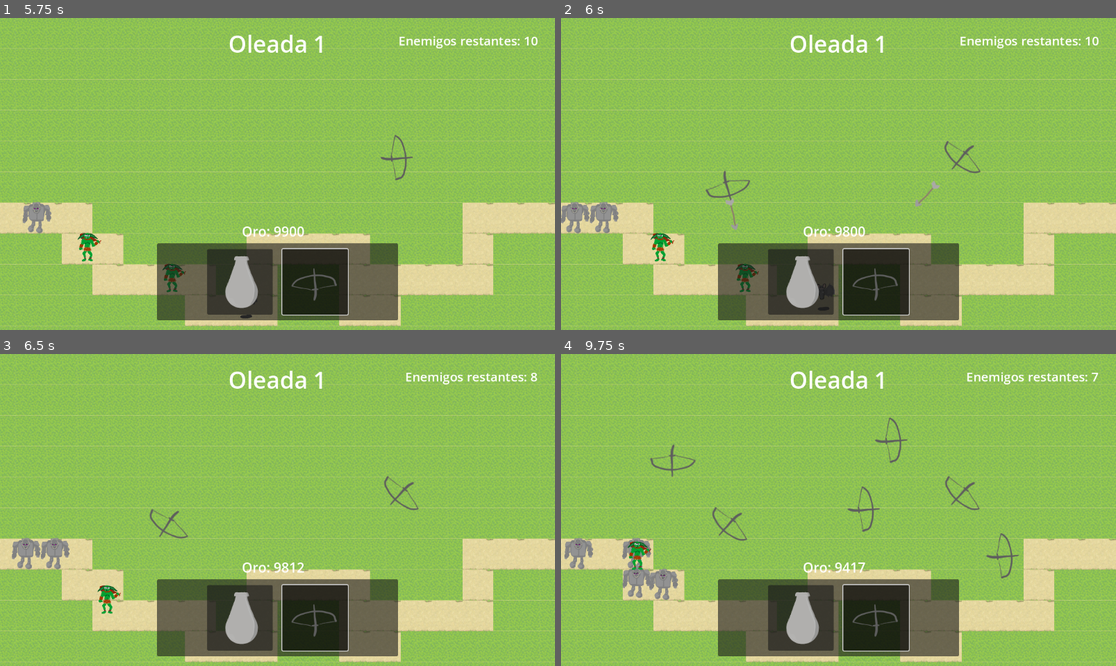
Above: before the commit, frames 1-4 (two rows, left to right).
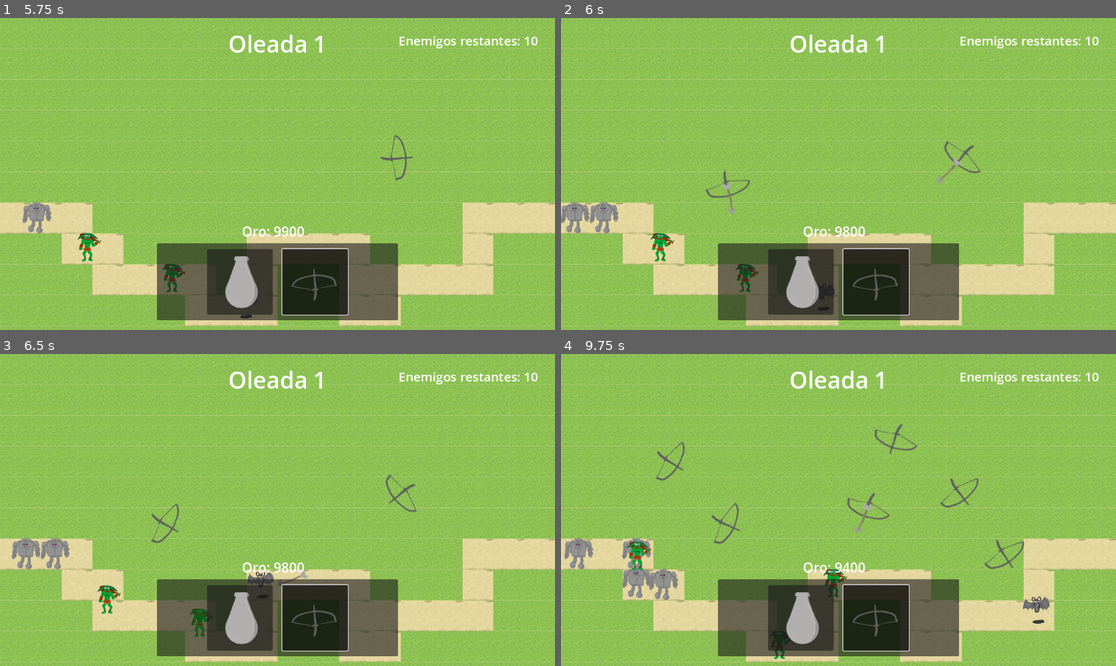
Above: after the commit, the same moments.

Repository: willNP/Tower-Defense
Game: Godot game, scene res://Scenes/main.tscn
Same seed, same stepped clock (60 frames per second), same inputs: the game is played once before the commit and once after it. The engine's default icon, where the game draws it, is replaced by a stand-in: a white triangle on a blue panel in a dark square.
Inputs (mouse positions are in pixels of both pictures, inside the frame that each line leads up to):
- Up to frame 1 (5.75 s): click (238, 283) at 0.5 s; click (316, 283) at 1.25 s; click (238, 283) at 2 s; click (316, 283) at 2.75 s; click (238, 283) at 3.5 s; click (316, 283) at 4.25 s; move the mouse to (399, 158) at 5.02 s; click (399, 158) at 5.17 s
- Up to frame 2 (6 s): move the mouse to (727, 189) at 5.77 s; click (727, 189) at 5.92 s
- Up to frame 3 (6.5 s): no input
- Up to frame 4 (9.75 s): move the mouse to (894, 441) at 6.52 s; click (894, 441) at 6.67 s; move the mouse to (810, 572) at 7.27 s; click (810, 572) at 7.42 s; move the mouse to (1005, 556) at 8.02 s; click (1005, 556) at 8.17 s; move the mouse to (672, 463) at 8.77 s; click (672, 463) at 8.92 s; move the mouse to (866, 510) at 9.52 s; click (866, 510) at 9.67 s

Frame 1 is identical in both runs. In frame 2, 0.2% of the frame differs, in the area x 29-73%, y 44-68%; in frame 3, 1.2%; in frame 4, 2.4%, in the area x 16-97%, y 5-98%.

Commit message:
Estructura de efectos de estado. Aplica veneno, 3 tics

Diff:
--- a/Scenes/Towers/Crossbow/CrossbowArrow.tscn
+++ b/Scenes/Towers/Crossbow/CrossbowArrow.tscn
@@ -8,8 +8,8 @@
 
 [node name="CrossbowArrow" type="Node2D"]
 script = ExtResource("1_maf87")
-speed = 1500.0
-dmg = 5000.0
+speed = 500.0
+dmg = 4.0
 
 [node name="Sprite2D" type="Sprite2D" parent="."]
 position = Vector2(-7, 0)
--- a/Scenes/Towers/Crossbow/crossbow.tscn
+++ b/Scenes/Towers/Crossbow/crossbow.tscn
@@ -20,6 +20,7 @@
 ammo_scene = ExtResource("3_pmw17")
 area_2d = NodePath("Area2D")
 spawn_block_area = NodePath("AreaGenericaSpawn")
+poison_prob = 100
 
 [node name="Sprite2D" type="Sprite2D" parent="."]
 rotation = 1.5707964
--- a/Scripts/Enemies/character.gd
+++ b/Scripts/Enemies/character.gd
@@ -14,14 +14,16 @@
 
 var _is_dead: bool = false
 
-
-
 func add_status_effect(effect: Status_Effect_Resource) -> void:
 	for eff in active_effects:
 		if eff.status_name == effect.status_name:
 			effect.proc_count = 0
 			return
 	active_effects.append(effect)
+	add_child(effect)
+	effect.set_character(self)
+	effect.start_timer()
+
 
 func init_path(_path : Path2D) -> void:
 	pathFollow = PathFollow2D.new()
@@ -39,21 +41,13 @@
 			self.queue_free()  # Elimina el contenedor
 
 
-func receive_dmg(dmg_taken : float) -> void:
+func receive_dmg(incoming_dmg : float, defensive_value : float) -> void:
 	if _is_dead:
 		return
-	if character_attributes.armor == 0:
-		character_attributes.health -= dmg_taken
-	else:
-		# recibido = base * (1 - (armadura / armadura + k)
-		var total_damage = calculate_dmg(dmg_taken, character_attributes.armor)
-		character_attributes.health -= total_damage
-	print(character_attributes.health)
+	# recibido = base * (1 - (defensivo / (defensivo + k))
+	var total_damage = incoming_dmg * (1 - (defensive_value / (defensive_value + character_attributes.defense_effectiveness)))
+	character_attributes.health -= total_damage
 	if character_attributes.health <= 0:
 		_is_dead = true
 		died.emit(self)
 		self.queue_free()
-
-
-func calculate_dmg(incoming_dmg : float, defensive_value : float) -> float:
-	return incoming_dmg * (1 - (defensive_value / (defensive_value + character_attributes.defense_effectiveness)))
--- a/Scripts/Status Effects/poison_effect.gd
+++ b/Scripts/Status Effects/poison_effect.gd
@@ -1,30 +1,41 @@
 extends Status_Effect_Resource
 class_name Poison_Effect
 
-@export var healt_modifier : float
+# Inicializar las variables aqui porque no se puede desde el editor
+var health_modifier : float
 
-var character : Character
+func _ready() -> void:
+	set_process(true)
+	status_name = "Poison"
+	status_duration = 3.0
+	proc_every = 1
+	shader = preload("res://Scripts/Status Effects/Shaders/poison_shader.gdshader")
+	health_modifier = -15
 
-func notify_effect(_character: Character) -> void:
-	if not init:
-		super.notify_effect(_character)
-	character = _character
-	timer.start(proc_every)
-	apply_effect()
+var poison_time := 0.0
+
+func _process(delta):
+	if character.sprite.material and character.sprite.material is ShaderMaterial:
+		poison_time += delta
+		character.sprite.material.set_shader_parameter("time", poison_time)
+
 
 func apply_effect() -> void:
+	character.receive_dmg(health_modifier, character.character_attributes.poison_resistance)
 	var health = character.character_attributes.health
 	var poison_resistance = character.character_attributes.poison_resistance
-	var total_damage = healt_modifier * (1 - (poison_resistance / (poison_resistance + character.character_attributes.defense_effectiveness)))
+	var total_damage = health_modifier * (1 - (poison_resistance / (poison_resistance + character.character_attributes.defense_effectiveness)))
 	character.character_attributes.health += total_damage
 	print("se ha aplicado el veneno, vida actual: ", character.character_attributes.health )
 
 
 func timer_timeout():
-	print(proc_count)
+	print("proc count: ", proc_count)
+	print("status duration: ", status_duration)
 	proc_count += 1
 	if proc_count < status_duration:
 		apply_effect()
 		timer.start(proc_every)
 	else:
 		proc_count = 0
+		character.sprite.material = null
--- a/Scripts/Status Effects/status_effect.gd
+++ b/Scripts/Status Effects/status_effect.gd
@@ -1,46 +1,40 @@
-extends Resource
+extends Node2D
 class_name Status_Effect_Resource
 
-@export var status_name : String
-@export var status_duration : float
-@export var proc_every : int = 1 # Seconds
-@export var shader : Shader
+var status_name : String
+var status_duration : float
+var proc_every : int = 1 # Seconds
+var shader : Shader
 
+var character : Character
 var proc_count : int = 0
-var init : bool = false
-#@export_group("Health")
-#@export var health_modifier : float
-#@export var armor_modifier : float
-#@export var magic_resistance_modifier : float
-#@export var poison_resistance_modifier : float
-#@export var fire_resistance_modifier : float
-#@export var stun_resistance_modifier : float
-#@export var slow_resistance_modifier : float
-#
-#@export_group("Movement")
-#@export var movement_modifier : float
-#@export var stop_movement : bool = false
-
 var timer : Timer
 
 func init_timer() -> void:
 	if not timer:
 		print("entra al timer")
 		timer = Timer.new()
-		timer.timeout.connect(timer_timeout)
+		timer.timeout.connect(self.timer_timeout)
 		timer.autostart = false
 		timer.one_shot = true
+		add_child(timer)
 
-
-func notify_effect(character: Character) -> void:
+func set_character(_character : Character) -> void:
+	character = _character
 	init_timer()
-	# Crear un ShaderMaterial con el shader del recurso
 	var mat := ShaderMaterial.new()
 	mat.shader = shader
 	mat.set_shader_parameter("time", status_duration)
 	character.sprite.material = mat
+	print(character.sprite.material)
 	character.add_status_effect(self)
-	init = true
+	print("character set en el status effect")
+
+func start_timer() -> void:
+	if not timer:
+		print("timer no inicializado")
+	else:
+		timer.start(proc_every)
 
 func timer_timeout():
-	pass
+	print("timer timeout")
--- a/Scripts/Towers/ammo.gd
+++ b/Scripts/Towers/ammo.gd
@@ -4,17 +4,7 @@
 @export var speed : float
 @export var dmg : float
 var target : Character
-
-@export_group("Status Effect Probabilities")
-@export var poison_prob : int
-@export var fire_prob : int
-@export var stun_prob : int
-@export var slow_prob : int
-
-var status_effects : Dictionary = {
-	poison = preload("res://Scripts/Status Effects/poison_effect.tres")
-}
-
+var effect : Status_Effect_Resource
 
 func _physics_process(delta: float) -> void:
 	if target:
@@ -27,20 +17,10 @@
 func attack(_target : Character) -> void:
 	target = _target
 
-func apply_status() -> void:
-	if poison_prob > 0:
-		var  poison_chance = randi() % poison_prob
-		if poison_chance <= poison_prob:
-			if not status_effects.poison.init:
-				target.add_child(status_effects.poison.timer)
-			status_effects.poison.notify_effect(target)
-			print("Si aplica veneno, ", poison_chance)
-		else:
-			print("No aplica veneno, ", poison_chance)
 
 func _on_area_2d_area_entered(area: Area2D) -> void:
 	if area.get_parent() == target:
-		print("fadlfafl")
-		target.receive_dmg(dmg)
-		apply_status()
+		if effect:
+			target.add_status_effect(effect)
+		target.receive_dmg(dmg, target.character_attributes.armor)
 		self.queue_free()
--- a/Scripts/Towers/tower.gd
+++ b/Scripts/Towers/tower.gd
@@ -8,8 +8,19 @@
 @export var turret_type: StringName = ""
 
 @export_enum("All", "Flying", "Ground") var target_source : String = "All"
+@onready var attackTimer : Timer
 
-@onready var attackTimer : Timer
+@export_group("Status Effect Probabilities")
+@export var poison_prob : int
+@export var fire_prob : int
+@export var stun_prob : int
+@export var slow_prob : int
+
+var status_effects : Dictionary = {
+	poison = preload("res://Scripts/Status Effects/poison_effect.gd")
+}
+
+
 
 var hasTarget : bool
 var targetList : Array
@@ -18,10 +29,7 @@
 var _spawn_block_radius: float = 0.0
 
 func _ready() -> void:
-	attackTimer = Timer.new()
-	attackTimer.timeout.connect(_on_attack_speed_timer_timeout)
-	add_child(attackTimer)
-	attackTimer.wait_time = turretAttributes.attack_speed
+	init_attackTimer()
 	if area_2d:
 		area_2d.area_entered.connect(_on_range_area_area_entered)
 		area_2d.area_exited.connect(_on_range_area_area_exited)
@@ -29,6 +37,13 @@
 	if spawn_block_area:
 		_spawn_block_radius = _extract_area_radius(spawn_block_area)
 	add_to_group("TOWERS")
+
+
+func init_attackTimer() -> void:
+	attackTimer = Timer.new()
+	attackTimer.timeout.connect(_on_attack_speed_timer_timeout)
+	add_child(attackTimer)
+	attackTimer.wait_time = turretAttributes.attack_speed
 
 func _physics_process(_delta: float) -> void:
 	if hasTarget:
@@ -78,10 +93,13 @@
 
 func disparar() -> void:
 	if hasTarget:
-		var ammo = ammo_scene.instantiate()
+		var ammo : Ammo = ammo_scene.instantiate()
 		ammo.global_position = global_position  # desde el centro de la ballesta
 		ammo.attack(currentTarget)
 		get_parent().call_deferred("add_child", ammo)
+		var effect = calculate_ammo_effect()
+		if effect:
+			ammo.effect = effect
 
 func get_turret_type() -> StringName:
 	return turret_type
@@ -104,7 +122,22 @@
 			var shape: Shape2D = (child as CollisionShape2D).shape
 			if shape is CircleShape2D:
 				var circle: CircleShape2D = shape as CircleShape2D
-				var scale: Vector2 = (child as CollisionShape2D).global_scale
-				var uniform_scale: float = max(abs(scale.x), abs(scale.y))
+				var _scale: Vector2 = (child as CollisionShape2D).global_scale
+				var uniform_scale: float = max(abs(_scale.x), abs(_scale.y))
 				return circle.radius * uniform_scale
 	return 0.0
+
+func calculate_ammo_effect() -> Status_Effect_Resource:
+	if poison_prob > 0:
+		var randomNumber = randi() % 100
+		if randomNumber <= poison_prob:
+			var poison_instance : Poison_Effect = status_effects.poison.new()
+			return poison_instance
+
+	if fire_prob > 0:
+		pass
+	if slow_prob > 0:
+		pass
+	if stun_prob > 0:
+		pass
+	return null
